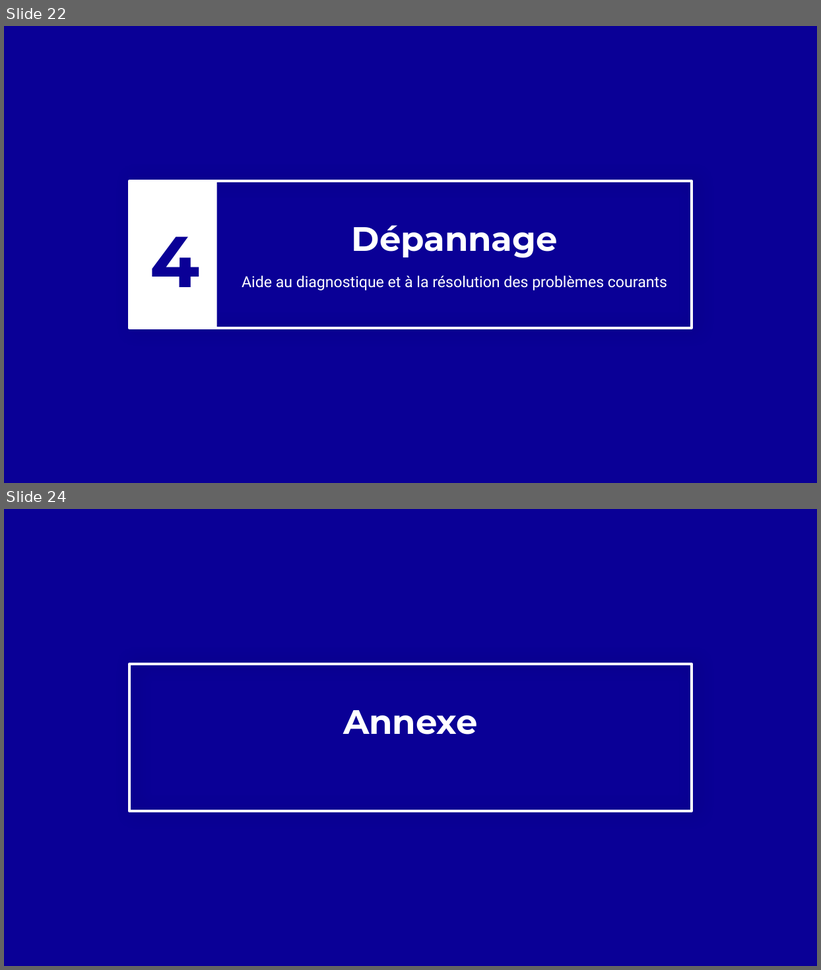
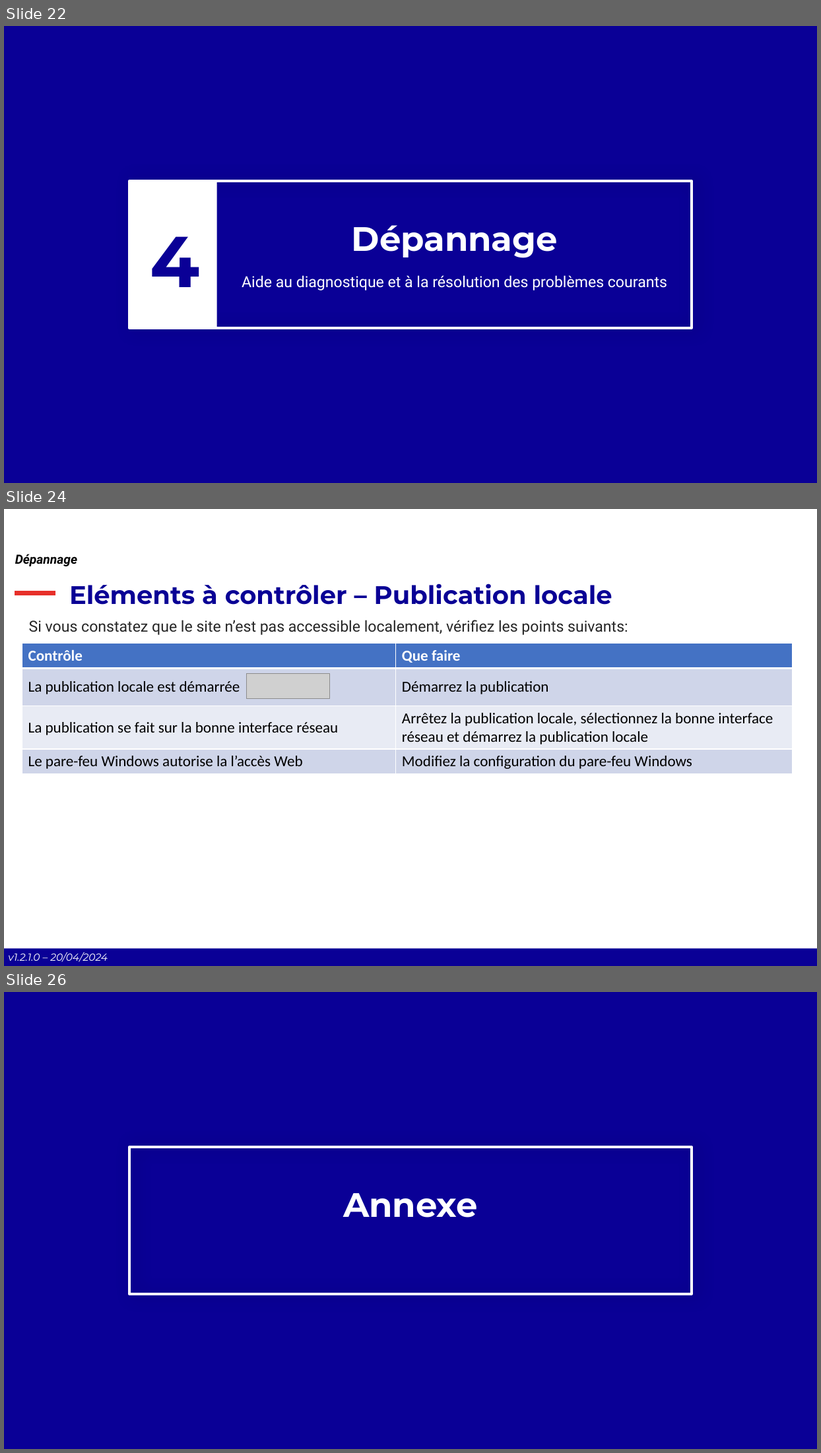
Before and after one commit to Comite-Rhone-Judo/PublicationSuiviCompetition, a slide deck: AppPublication/Documentation/PublicationSuiviCompetition - Manuel d'utilisation.pptx. Shown one above the other, each under a label of ours: slides 22 and 24 before the commit, slides 22, 24 and 26 after it; the slides between them are not shown. The pictures are 821x970 and 821x1453 pixels, drawn with LibreOffice and Linux fonts; fonts in the diff are those of the drawing; grey boxes stand for pictures; background and template pictures are left out. Boxes give left, top, right and bottom in pixels: in the first picture for what was removed or moved away, otherwise in the second. Text is boxed around its words. In the diff, an @@ line names an element or a change of style, - is before the commit and + after.

```diff
--- a/AppPublication/Documentation/PublicationSuiviCompetition - Manuel d'utilisation.pptx
+++ b/AppPublication/Documentation/PublicationSuiviCompetition - Manuel d'utilisation.pptx
@@ slide 24 added at [4,509,817,966], background #FFFFFF @@
@@ text added at [15,554,77,566], 15 pt, text #000000, bold, italic @@
+Dépannage
@@ title added at [69,584,613,605], 30 pt, text #090095, bold @@
+Eléments à contrôler – Publication locale
@@ line added from (15, 593) to (56, 593), #E7302A 6 pt @@
@@ rectangle added at [187,603,635,872], outline #FFFFFF 3 pt @@
@@ text added at [29,620,628,635], 18 pt, text #262626 @@
+Si vous constatez que le site n’est pas accessible localement, vérifiez les points suivants:
@@ table added at [22,644,793,774], 4 rows, 2 columns @@
+Contrôle | Que faire
+La publication locale est démarrée | Démarrez la publication
+La publication se fait sur la bonne interface réseau | Arrêtez la publication locale, sélectionnez la bonne interface réseau et démarrez la publication locale
+Le pare-feu Windows autorise la l’accès Web | Modifiez la configuration du pare-feu Windows
@@ picture added at [246,674,329,699] @@
@@ rectangle added at [4,949,817,966], fill #0A0096 @@
@@ text added at [8,953,108,962], 12 pt, text #FFFFFF, italic @@
+v1.2.1.0 – 20/04/2024
@@ what was slide 24 is now slide 26 @@
```
Also in this commit, not shown: 26 slides changed, 3 other slides added, 2 slides removed, 3 other files.
